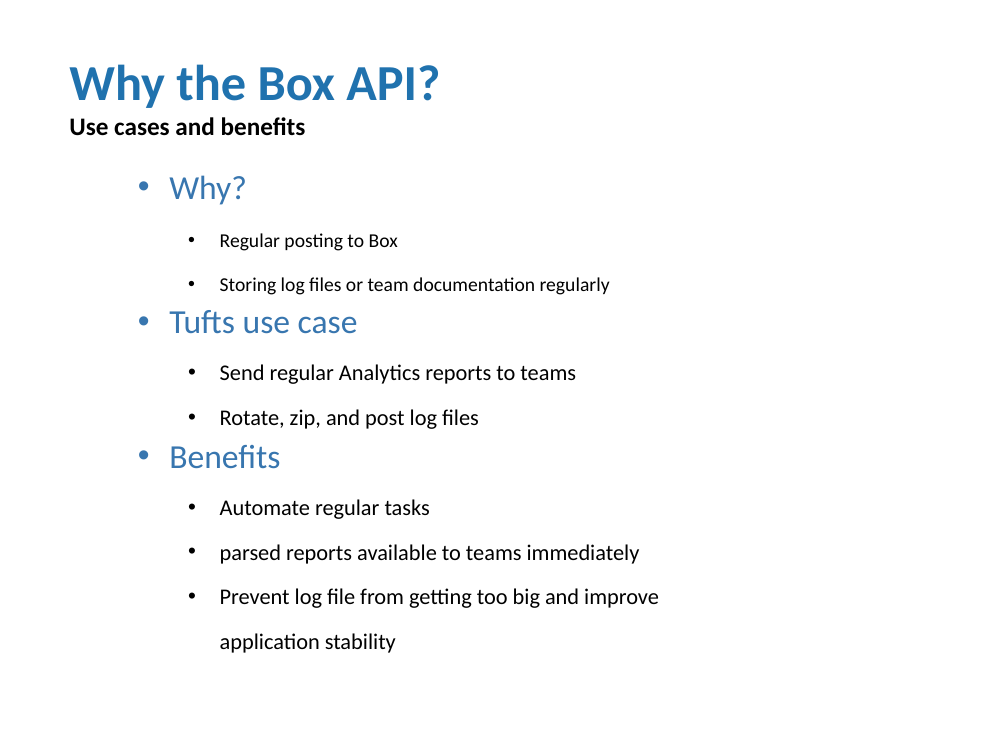
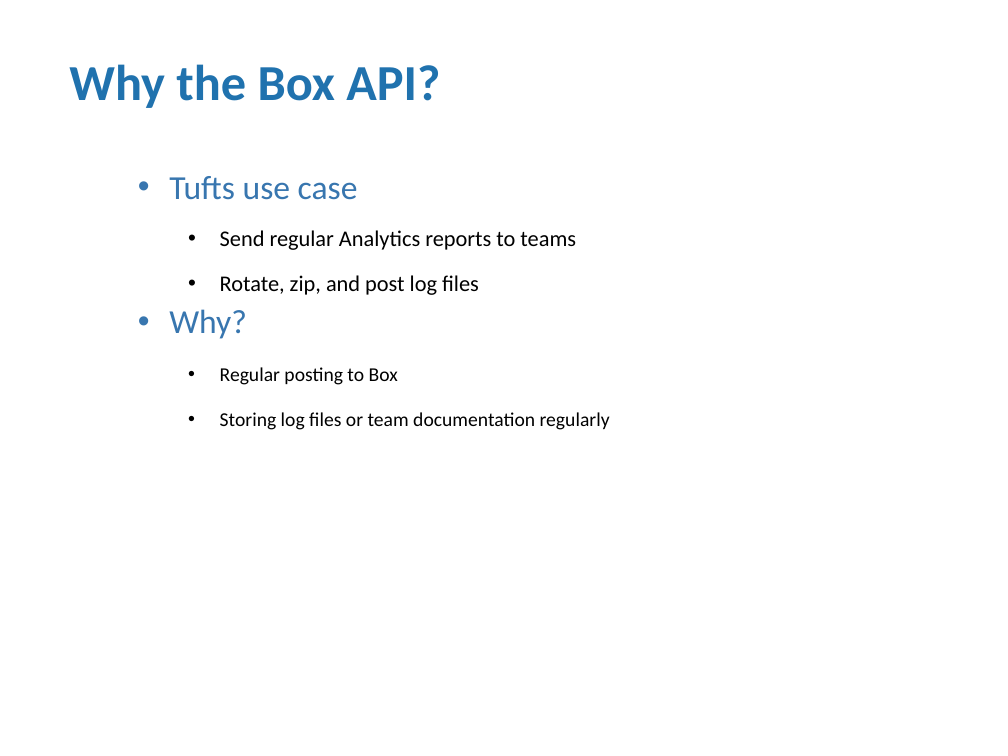
Before and after one commit to TuftsUniversity/box-api-access, a slide deck: slide 3 of Automating Workflows with the Box API.pptx. Drawn at 1008x756 pixels with LibreOffice and Linux fonts; fonts in the diff are those of the drawing; background and template pictures are left out. Boxes give left, top, right and bottom in pixels: in the first picture for what was removed or moved away, otherwise in the second. Text is boxed around its words. In the diff, an @@ line names an element or a change of style, - is before the commit and + after.

```diff
--- a/Automating Workflows with the Box API.pptx
+++ b/Automating Workflows with the Box API.pptx
@@ text at [69, 117, 306, 136]: paragraph removed @@
-Use cases and benefits
@@ text at [169, 176, 576, 295]: paragraphs added @@
+• Tufts use case
+  • Send regular Analytics reports to teams
+  • Rotate, zip, and post log files
@@ text at [169, 310, 659, 653]: paragraphs removed @@
-• Tufts use case
-  • Send regular Analytics reports to teams
-  • Rotate, zip, and post log files
-• Benefits
-  • Automate regular tasks
-  • parsed reports available to teams immediately
-  • Prevent log file from getting too big and improve application stability
```
Also in this commit, not shown: 1 slide added.
